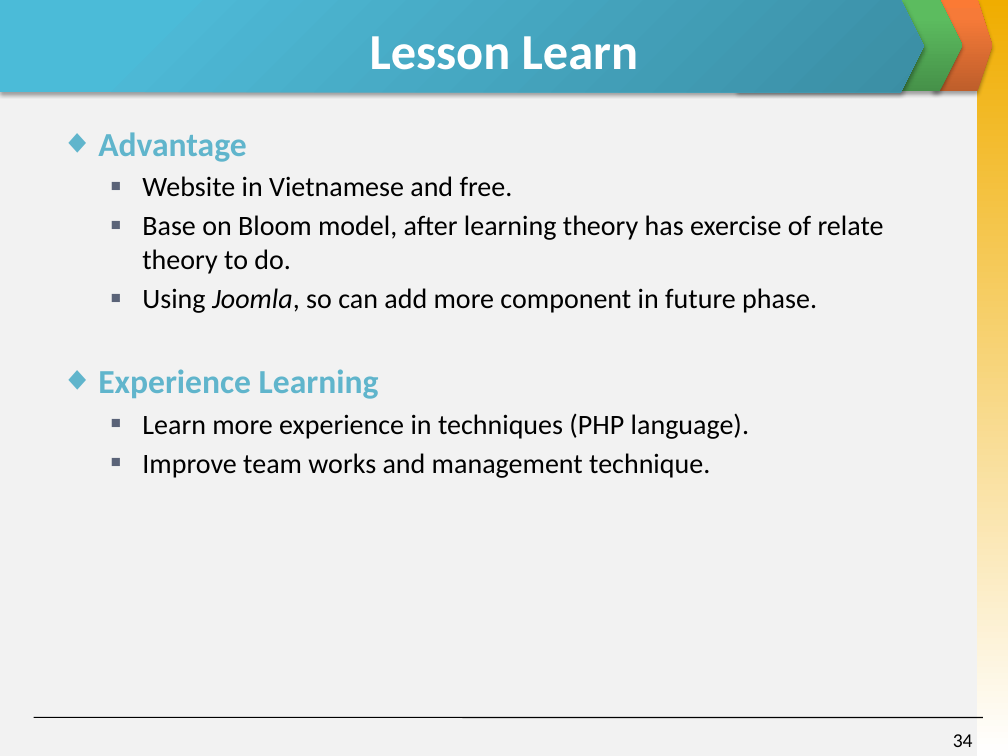
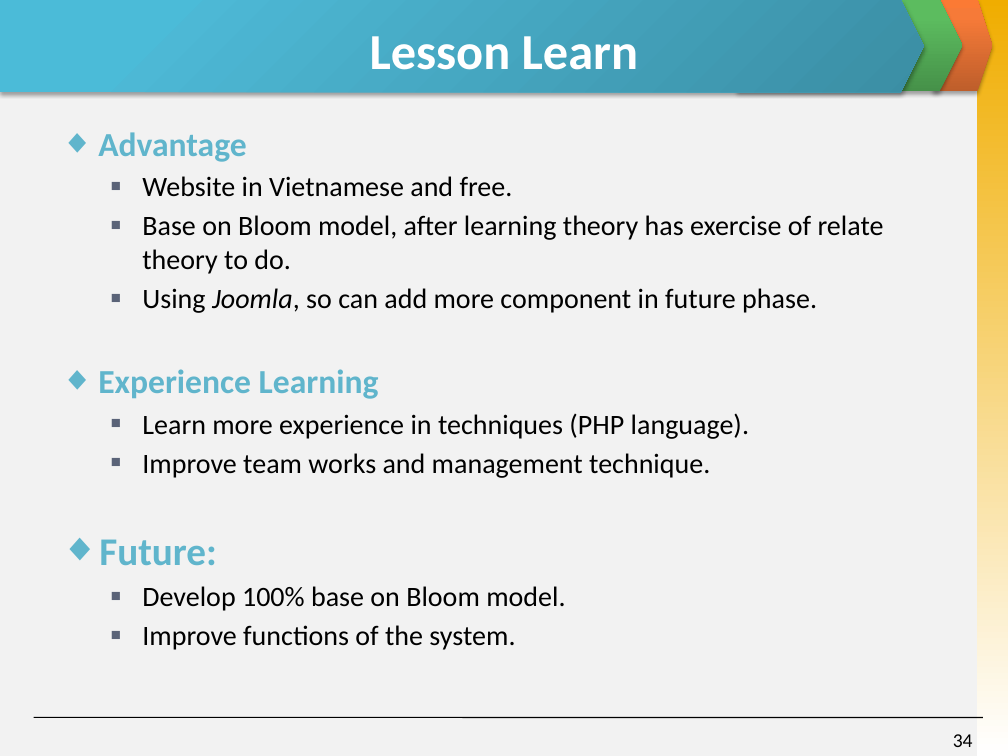
Before and after one commit to skyview059/e-learning-website, a slide deck: slide 34 of Document/Final report/Slide Present E-Learning.pptx. Drawn at 1008x756 pixels with LibreOffice and Linux fonts; fonts in the diff are those of the drawing. Boxes give left, top, right and bottom in pixels: in the first picture for what was removed or moved away, otherwise in the second. Text is boxed around its words. In the diff, an @@ line names an element or a change of style, - is before the commit and + after.

```diff
--- a/Document/Final report/Slide Present E-Learning.pptx
+++ b/Document/Final report/Slide Present E-Learning.pptx
@@ text at [99, 539, 565, 650]: paragraphs added @@
+◆ Future:
+  ■ Develop 100% base on Bloom model.
+  ■ Improve functions of the system.
```
Also in this commit, not shown: 1 other slide changed.
